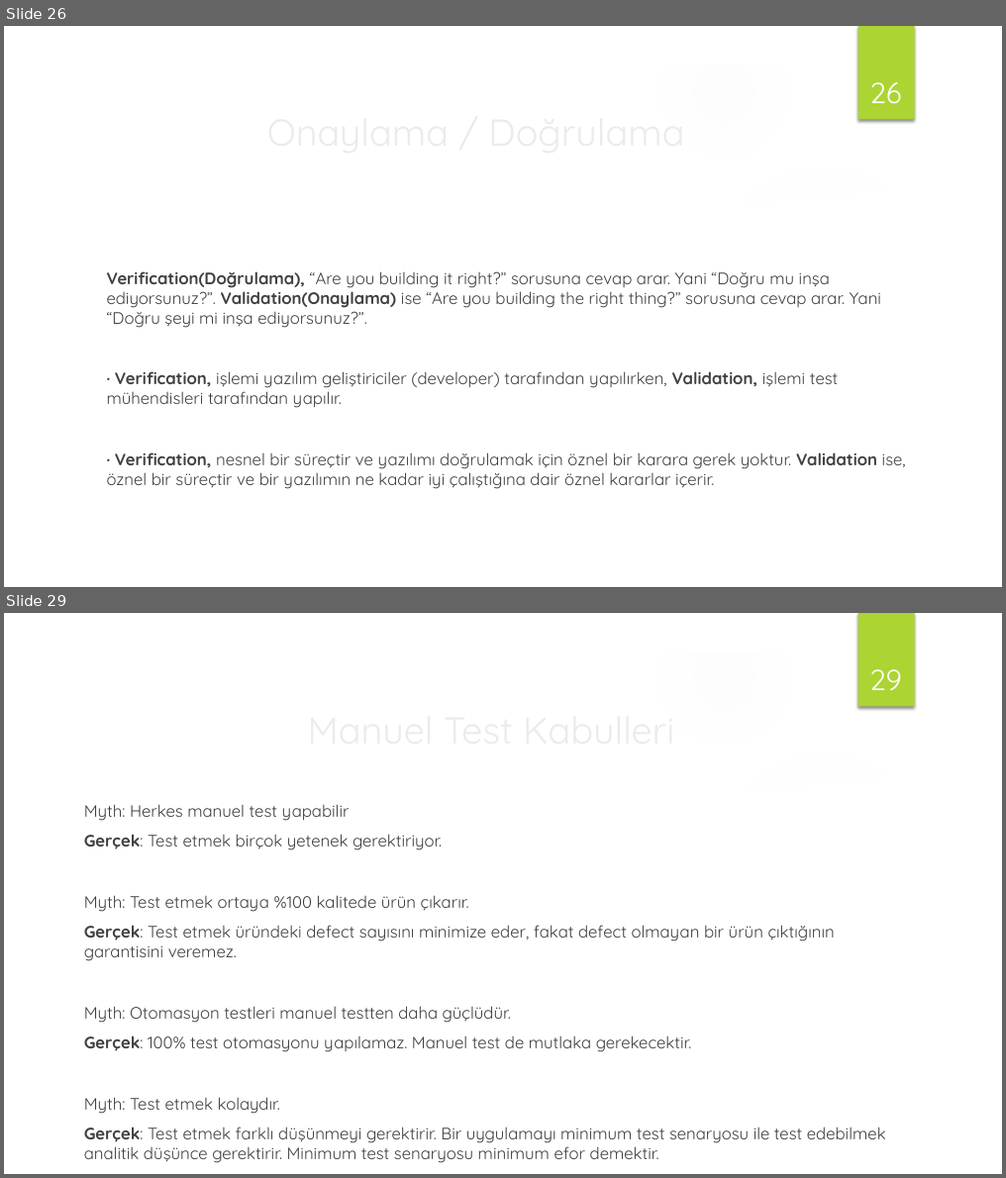
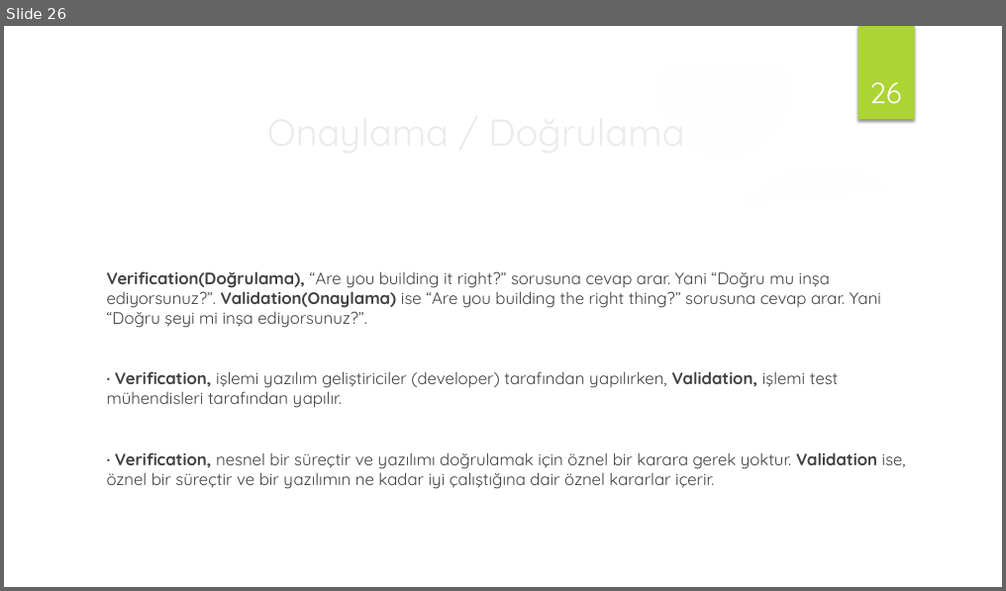
Before and after one commit to handanyarici/Medipol_SoftwareTesting_2020, a slide deck: 1 - Yazılım Teste Giris/Yazılım Testi ve Otomasyonu_w1.pptx. Shown one above the other, each under a label of ours: slides 26 and 29 before the commit, slide 26 after it; the slides between them are not shown. The pictures are 1006x1178 and 1006x591 pixels, drawn with LibreOffice and Linux fonts; fonts in the diff are those of the drawing; background and template pictures are left out. Boxes give left, top, right and bottom in pixels: in the first picture for what was removed or moved away, otherwise in the second. Text is boxed around its words. In the diff, an @@ line names an element or a change of style, - is before the commit and + after.

```diff
--- a/1 - Yazılım Teste Giris/Yazılım Testi ve Otomasyonu_w1.pptx
+++ b/1 - Yazılım Teste Giris/Yazılım Testi ve Otomasyonu_w1.pptx
@@ slide 29 removed at [4, 613, 1002, 1174], background picture (left out); not listed: 9 template elements that a slide beside it also shows @@
@@ page number removed at [869, 669, 902, 690] @@
-29
@@ text removed at [84, 804, 886, 1163] @@
-Myth: Herkes manuel test yapabilir
-Gerçek: Test etmek birçok yetenek gerektiriyor.
-Myth: Test etmek ortaya %100 kalitede ürün çıkarır.
-Gerçek: Test etmek üründeki defect sayısını minimize eder, fakat defect olmayan bir ürün çıktığının garantisini veremez.
-Myth: Otomasyon testleri manuel testten daha güçlüdür.
-Gerçek: 100% test otomasyonu yapılamaz. Manuel test de mutlaka gerekecektir.
-Myth: Test etmek kolaydır.
-Gerçek: Test etmek farklı düşünmeyi gerektirir. Bir uygulamayı minimum test senaryosu ile test edebilmek analitik düşünce gerektirir. Minimum test senaryosu minimum efor demektir.
@@ title removed at [187, 805, 277, 817] @@
-Manuel Test Kabulleri
```
Also in this commit, not shown: 3 other slides removed.
